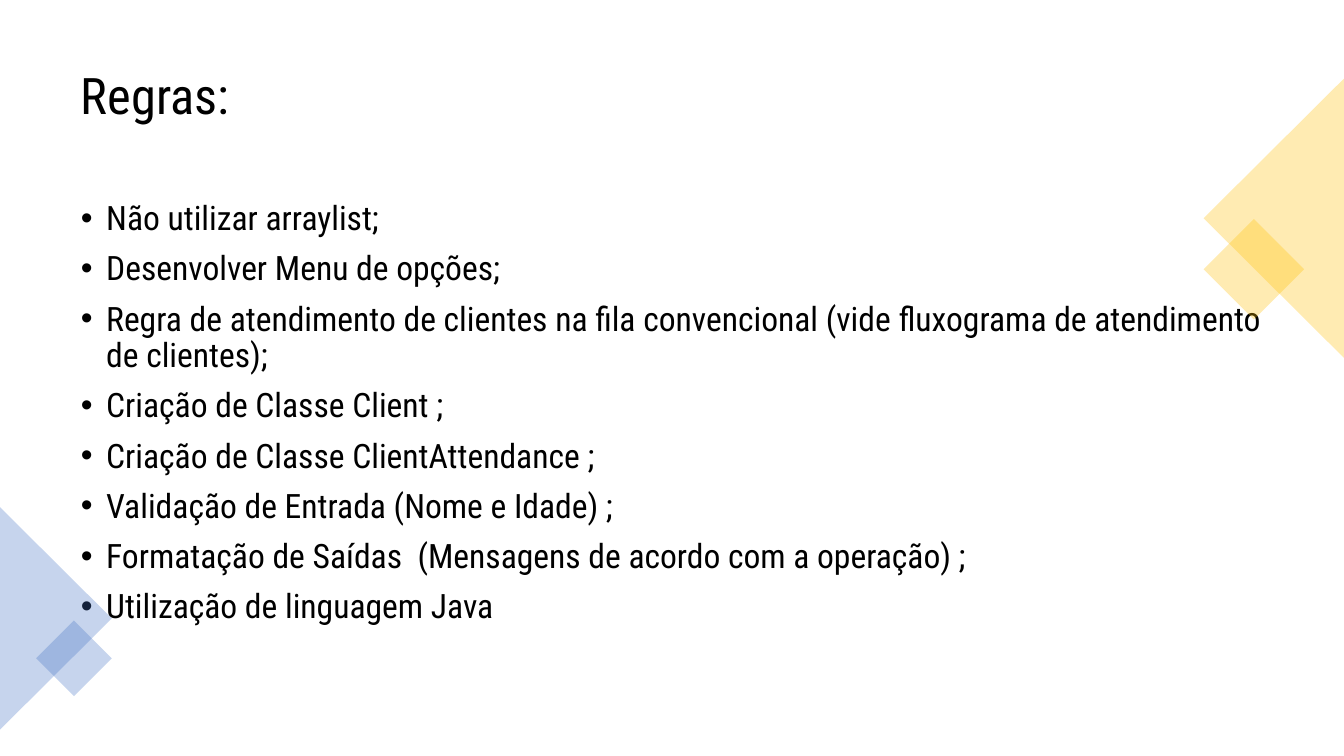
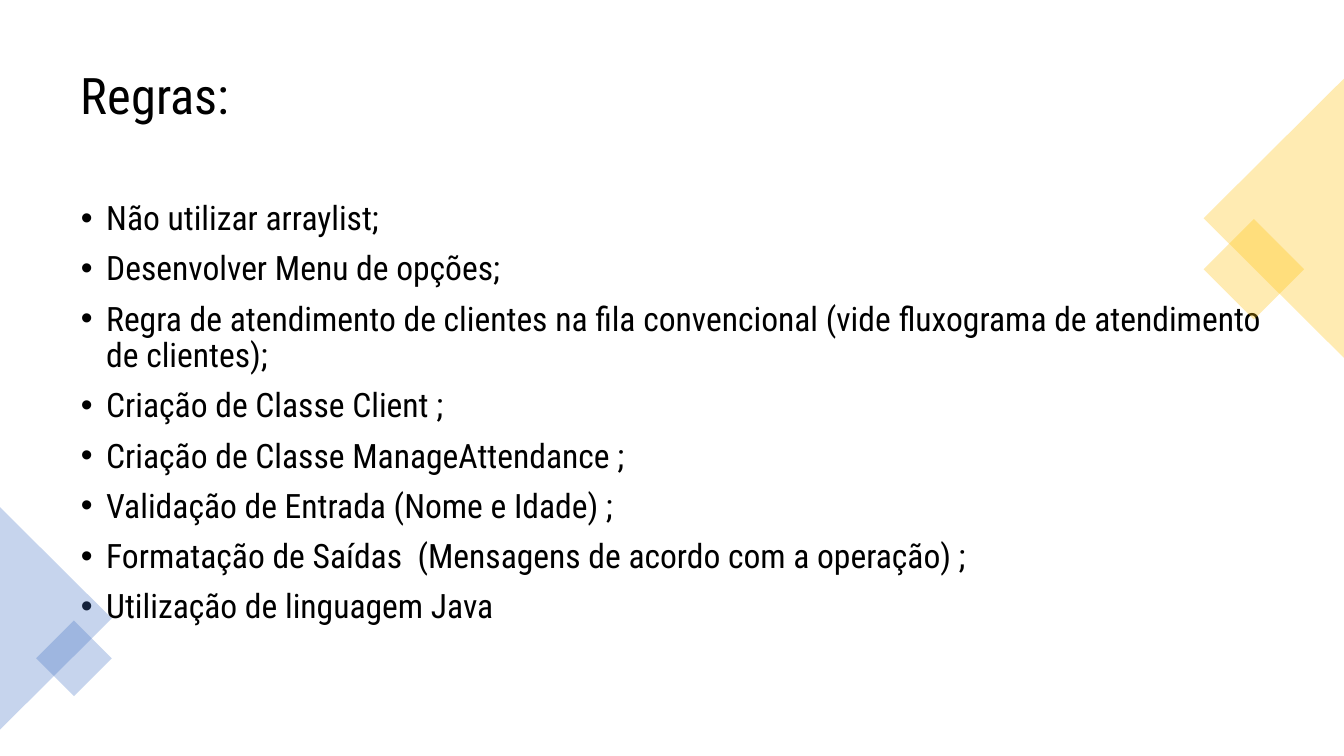
Before and after one commit to jovisouza/A3_Fila_Banco, a slide deck: slide 3 of Apresentação A3_rev2.pptx. Drawn at 1344x756 pixels with LibreOffice and Linux fonts; fonts in the diff are those of the drawing. Boxes give left, top, right and bottom in pixels: in the first picture for what was removed or moved away, otherwise in the second. Text is boxed around its words. In the diff, an @@ line names an element or a change of style, - is before the commit and + after.

```diff
--- a/Apresentação A3_rev2.pptx
+++ b/Apresentação A3_rev2.pptx
@@ text at box(106, 442, 609, 476): text changed @@
-• Criação de Classe ClientAttendance ;
+• Criação de Classe ManageAttendance ;
```
Also in this commit, not shown: 3 other slides changed.
